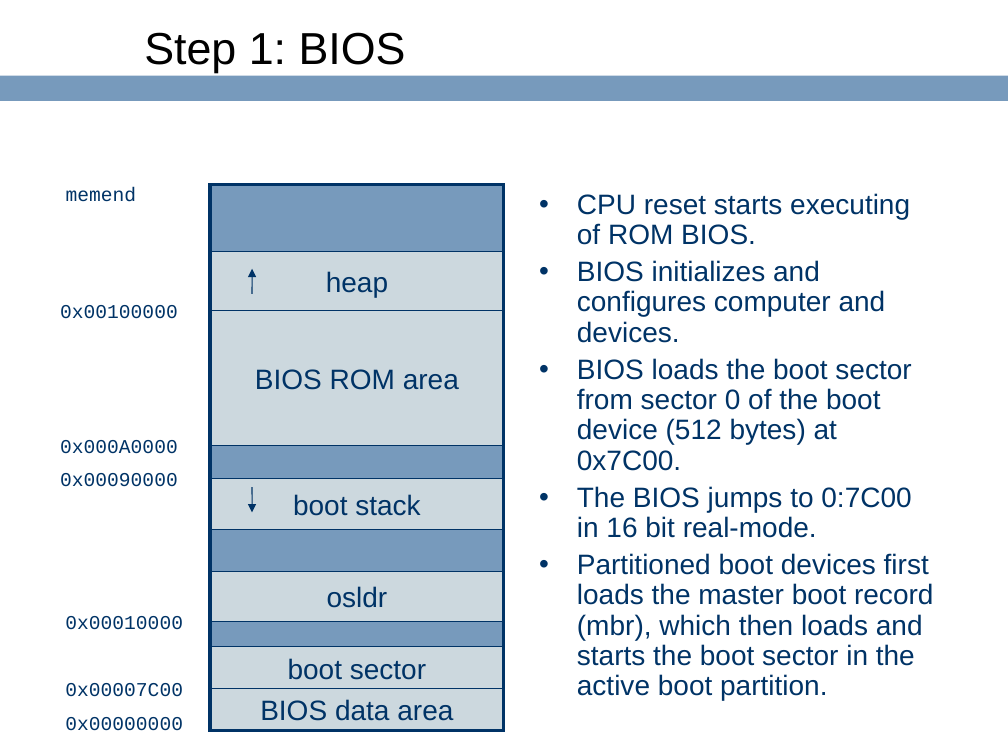
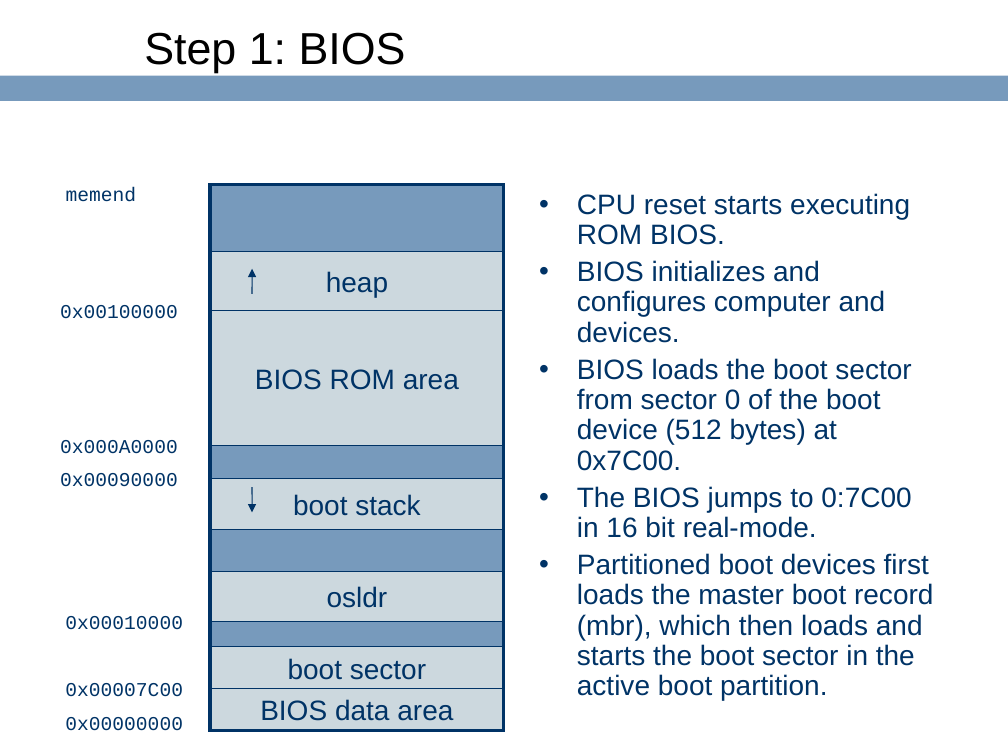
Before and after one commit to ringgaard/sanos, a slide deck: slide 17 of doc/sanostech.ppt. Drawn at 1008x756 pixels with LibreOffice and Linux fonts; fonts in the diff are those of the drawing; background and template pictures are left out. Boxes give left, top, right and bottom in pixels: in the first picture for what was removed or moved away, otherwise in the second. Text is boxed around its words. In the diff, an @@ line names an element or a change of style, - is before the commit and + after.

```diff
--- a/doc/sanostech.ppt
+++ b/doc/sanostech.ppt
@@ text at <box>577,193,910,245</box>: text changed @@
-• CPU reset starts executing of ROM BIOS.
+• CPU reset starts executing ROM BIOS.
```
Also in this commit, not shown: 11 other slides changed, 2 slides added, 1 other file.
